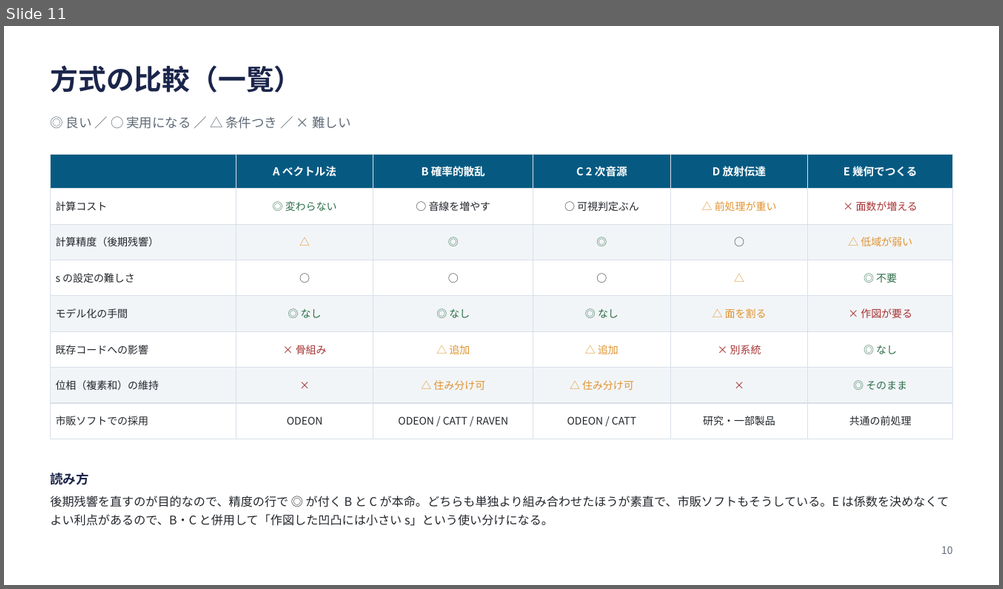
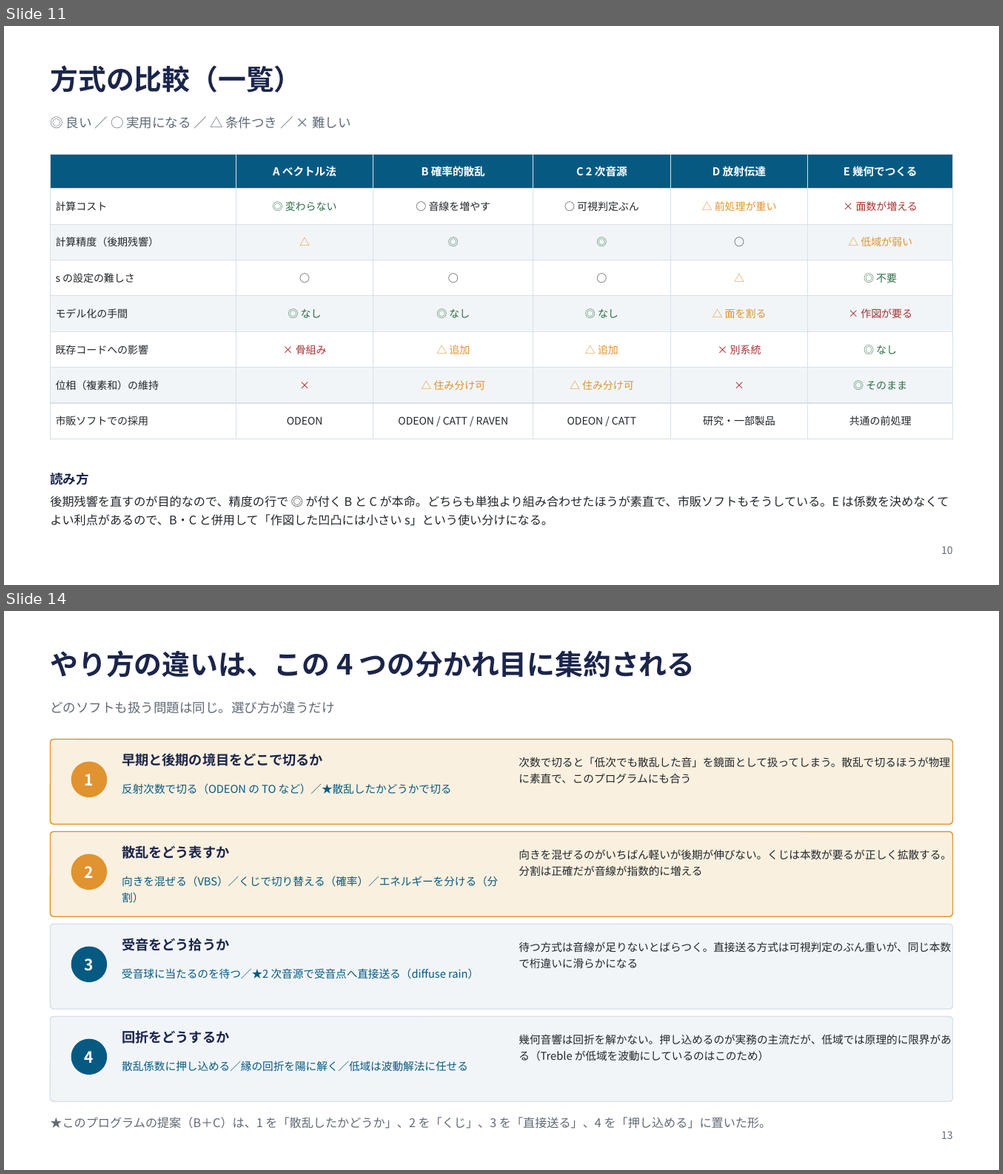
Before and after one commit to saka810/nea-simulation-pj, a slide deck: 評価レポート/2026-09-21_散乱の導入方針_WIN250046_Claude.pptx. Shown one above the other, each under a label of ours: slide 11 before the commit, slides 11 and 14 after it; the slides between them are not shown. The pictures are 1003x589 and 1003x1174 pixels, drawn with LibreOffice and Linux fonts; fonts in the diff are those of the drawing. Boxes give left, top, right and bottom in pixels: in the first picture for what was removed or moved away, otherwise in the second. Text is boxed around its words. In the diff, an @@ line names an element or a change of style, - is before the commit and + after.

```diff
--- a/評価レポート/2026-09-21_散乱の導入方針_WIN250046_Claude.pptx
+++ b/評価レポート/2026-09-21_散乱の導入方針_WIN250046_Claude.pptx
@@ slide 14 added at [4, 611, 999, 1170], background #FFFFFF @@
@@ text added at [50, 650, 695, 678], 27 pt, text #1B254B, bold @@
+やり方の違いは、この 4 つの分かれ目に集約される
@@ text added at [50, 701, 334, 714], 12.5 pt, text #606A76 @@
+どのソフトも扱う問題は同じ。選び方が違うだけ
@@ rounded rectangle added at [51, 739, 952, 824], fill #FAF0DF, outline #E0932F 1 pt @@
@@ ellipse added at [71, 762, 107, 797], fill #E0932F, 15 pt, text #FFFFFF, bold @@
+1
@@ text added at [122, 753, 323, 766], 13 pt, text #1B254B, bold @@
+早期と後期の境目をどこで切るか
@@ text added at [518, 757, 950, 783], 10.5 pt, text #22262B @@
+次数で切ると「低次でも散乱した音」を鏡面として扱ってしまう。散乱で切るほうが物理に素直で、このプログラムにも合う
@@ text added at [122, 783, 452, 795], 10.5 pt, text #065A82 @@
+反射次数で切る（ODEON の TO など）／★散乱したかどうかで切る
@@ rounded rectangle added at [51, 832, 952, 917], fill #FAF0DF, outline #E0932F 1 pt @@
@@ ellipse added at [71, 854, 107, 890], fill #E0932F, 15 pt, text #FFFFFF, bold @@
+2
@@ text added at [122, 846, 229, 859], 13 pt, text #1B254B, bold @@
+散乱をどう表すか
@@ text added at [518, 849, 951, 876], 10.5 pt, text #22262B @@
+向きを混ぜるのがいちばん軽いが後期が伸びない。くじは本数が要るが正しく拡散する。分割は正確だが音線が指数的に増える
@@ text added at [122, 876, 498, 903], 10.5 pt, text #065A82 @@
+向きを混ぜる（VBS）／くじで切り替える（確率）／エネルギーを分ける（分割）
@@ rounded rectangle added at [51, 924, 952, 1009], fill #F2F5F8, outline #D8E0E8 1 pt @@
@@ text added at [122, 938, 229, 951], 13 pt, text #1B254B, bold @@
+受音をどう拾うか
@@ text added at [518, 942, 950, 968], 10.5 pt, text #22262B @@
+待つ方式は音線が足りないとばらつく。直接送る方式は可視判定のぶん重いが、同じ本数で桁違いに滑らかになる
@@ ellipse added at [71, 947, 107, 982], fill #065A82, 15 pt, text #FFFFFF, bold @@
+3
@@ text added at [122, 968, 478, 980], 10.5 pt, text #065A82 @@
+受音球に当たるのを待つ／★2 次音源で受音点へ直接送る（diffuse rain）
@@ rounded rectangle added at [51, 1017, 952, 1102], fill #F2F5F8, outline #D8E0E8 1 pt @@
@@ text added at [122, 1031, 229, 1044], 13 pt, text #1B254B, bold @@
+回折をどうするか
@@ ellipse added at [71, 1039, 107, 1075], fill #065A82, 15 pt, text #FFFFFF, bold @@
+4
@@ text added at [518, 1034, 950, 1062], 10.5 pt, text #22262B @@
+幾何音響は回折を解かない。押し込めるのが実務の主流だが、低域では原理的に限界がある（Treble が低域を波動にしているのはこのため）
@@ text added at [122, 1061, 468, 1071], 10.5 pt, text #065A82 @@
+散乱係数に押し込める／縁の回折を陽に解く／低域は波動解法に任せる
@@ text added at [50, 1117, 771, 1129], 11.5 pt, text #606A76 @@
+★このプログラムの提案（B＋C）は、1 を「散乱したかどうか」、2 を「くじ」、3 を「直接送る」、4 を「押し込める」に置いた形。
@@ text added at [941, 1131, 953, 1139], 10 pt, text #606A76 @@
+13
```
Also in this commit, not shown: 7 slides changed, 3 other slides added.
